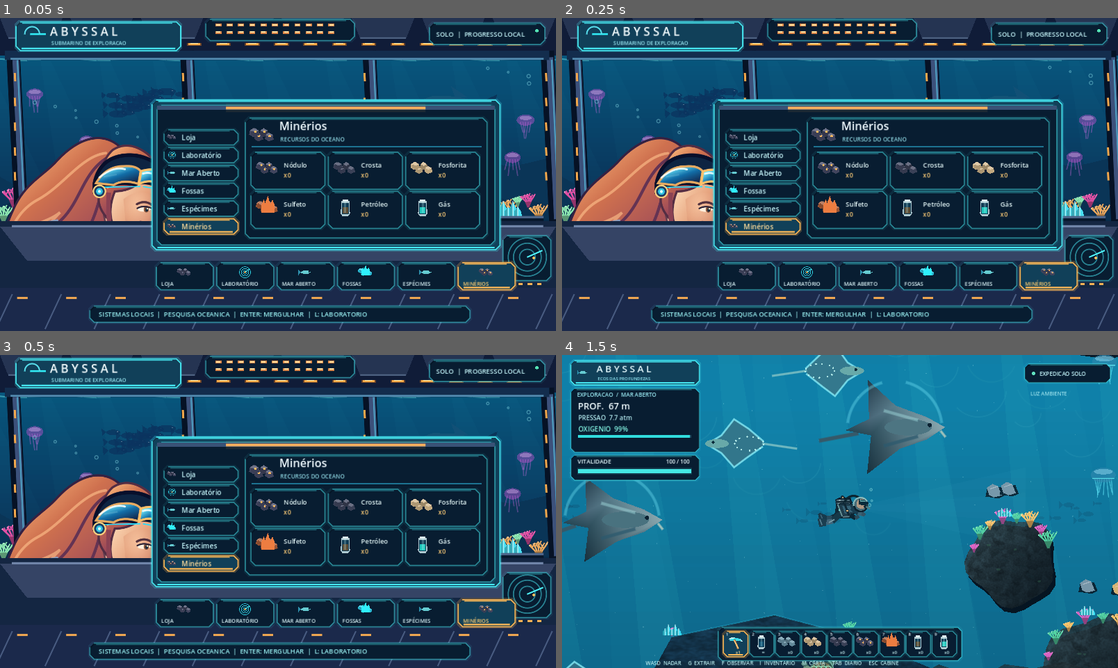
Above: before the commit, frames 1-4 (two rows, left to right).
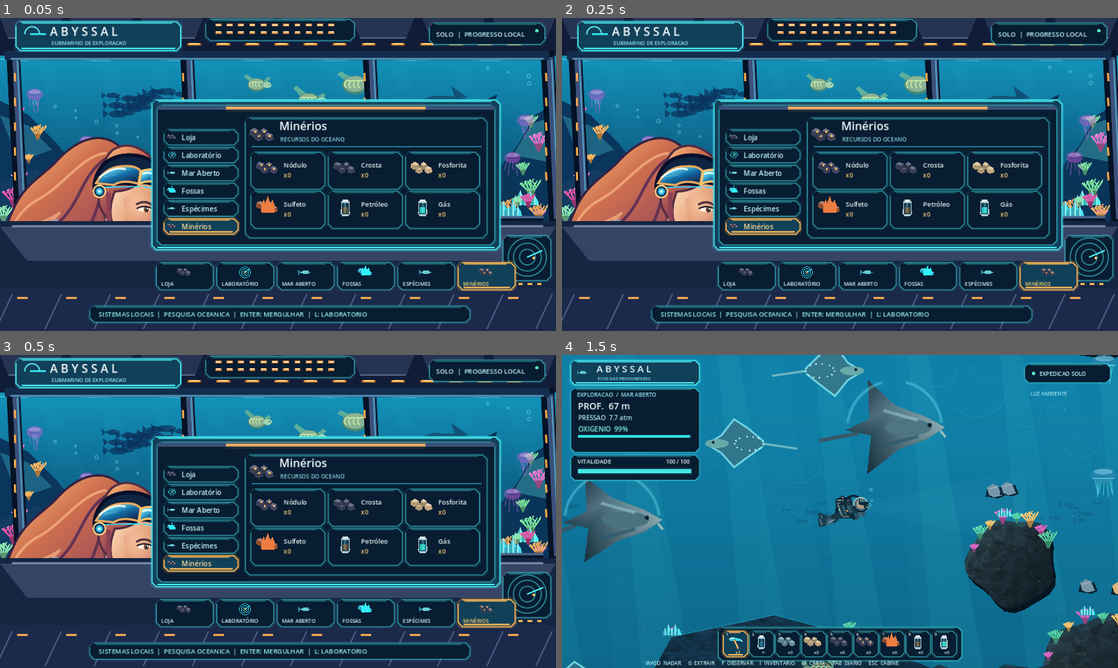
Above: after the commit, the same moments.

Repository: Esaneto/Abyssal
Game: Godot game, scene res://scenes/main.tscn
Two runs of this game, one before a commit and one after it. Both use one fixed random seed, a clock stepped at 60 frames per second and the inputs below.
Inputs (mouse positions are in pixels of both pictures, inside the frame that each line leads up to):
- Up to frame 1 (0.05 s): no input
- Up to frame 2 (0.25 s): no input
- Up to frame 3 (0.5 s): no input
- Up to frame 4 (1.5 s): tap Enter at 0.5 s; move the mouse to (962, 495) at 0.52 s; hold D (move_right) 0.53-1.25 s; hold G (extract) 0.53-1.25 s; click (962, 495) at 0.67 s; tap Space at 0.77, 1.07 s; drag from (728, 527) to (812, 574) at 1.27 s

The runs differ from the first frame. In frame 1, 16% of the frame differs, in the area x 0-100%, y 12-64%; in frame 2, 16%; in frame 3, 16%; in frame 4, nothing differs.

Commit message:
art(godot): brighten submarine panorama, add coral cliff windows and roaming turtles

Diff:
--- a/godot-client/scripts/native_cabin_art.gd
+++ b/godot-client/scripts/native_cabin_art.gd
@@ -34,7 +34,7 @@
 	var solar := 0.55 + 0.45 * cos(t * TAU / 420.0)
 	for i in range(54):
 		var ratio := float(i)/53.0
-		var col := Color("#0b274f").lerp(Color("#075f86"), (1.0-ratio)*solar)
+		var col := Color("#073b61").lerp(Color("#16add5"), (1.0-ratio)*solar*0.92)
 		col = col.lerp(Color("#082747"), pow(ratio,1.8)*0.55)
 		c.draw_rect(Rect2(0,float(i)*11.0,1280,12),col)
 	# Ocean surface and slowly swinging rays.
@@ -56,6 +56,32 @@
 		rock.append(Vector2(1330,590))
 		rock.append(Vector2(0,590))
 		c.draw_colored_polygon(rock,Color("#0a3557").lerp(Color("#06203c"),float(layer)*0.24))
+	# Convex geological window walls add believable foreground layers.
+	# They are window scenery, entirely separate from explorable terrain.
+	UI.poly(c,[Vector2(0,190),Vector2(64,222),Vector2(126,283),
+		Vector2(175,343),Vector2(142,405),Vector2(226,487),Vector2(0,520)],Color("#0a365e"))
+	UI.poly(c,[Vector2(0,224),Vector2(66,248),Vector2(120,303),Vector2(44,330)],
+		Color("#1d6484"))
+	UI.poly(c,[Vector2(0,380),Vector2(84,346),Vector2(153,405),Vector2(225,487),Vector2(0,487)],
+		Color("#123c62"))
+	UI.poly(c,[Vector2(1280,196),Vector2(1230,224),Vector2(1193,291),
+		Vector2(1153,341),Vector2(1201,410),Vector2(1112,491),Vector2(1280,520)],Color("#0a355b"))
+	UI.poly(c,[Vector2(1280,223),Vector2(1224,244),Vector2(1181,315),Vector2(1260,331)],
+		Color("#236e86"))
+	for i in range(10):
+		var yy := 225.0+float(i)*27.0
+		if i%2==0:
+			UI.coral(c,Vector2(45.0+float(i%3)*21.0,yy),23.0+float(i%4)*8.0,
+				Color("#ec69b3") if i%3==0 else Color("#ffb45e"),t,float(i))
+		else:
+			UI.coral(c,Vector2(1240.0-float(i%3)*18.0,yy),24.0+float(i%4)*9.0,
+				Color("#e174c8") if i%3==0 else Color("#77df9a"),t,float(i)*0.8)
+	UI.crystal(c,Vector2(75,429),0.95,Color("#54edff"))
+	UI.crystal(c,Vector2(1209,431),1.1,Color("#4ff3ef"))
+	# Shimmering sea turtles pass outside the central panoramic glass.
+	for i in range(3):
+		_turtle(c,Vector2(592.0+float(i)*106.0+sin(t*0.11+i)*17.0,
+			154.0+float(i%2)*37.0),0.8+float(i%3)*0.17,t+float(i))
 	# Brilliant decorative reef at both window edges.
 	for side in [0,1]:
 		var origin := 80.0 if side==0 else 1120.0
@@ -96,6 +122,20 @@
 	c.draw_line(Vector2(-67,4),Vector2(31,19),Color(0.40,0.76,0.85,0.34),1.5,true)
 	c.draw_circle(Vector2(-65,-3),2.0,Color("#86cdd6"))
 	c.draw_set_transform(Vector2.ZERO,0,Vector2.ONE)
+
+static func _turtle(c: CanvasItem, p: Vector2, scale: float, t: float) -> void:
+	c.draw_set_transform(p,0.0,Vector2(scale,scale))
+	var flap := sin(t*1.7)*7.0
+	UI.poly(c,[Vector2(-16,-5),Vector2(-38,-23-flap),Vector2(-31,-30-flap),
+		Vector2(3,-9),Vector2(16,-10),Vector2(33,-26+flap),Vector2(39,-19+flap),
+		Vector2(15,5),Vector2(-14,16)],Color("#5dae9c"))
+	UI.oval(c,Vector2(-1,0),Vector2(27,19),Color("#4a8a78"))
+	UI.oval(c,Vector2(-2,-2),Vector2(23,16),Color("#8ab394"))
+	for j in range(4):
+		c.draw_arc(Vector2(-15+float(j)*9,-1),8,PI*0.7,PI*1.61,13,Color("#c8e8a4"),1.2,true)
+	UI.oval(c,Vector2(29,0),Vector2(12,9),Color("#9ed3ae"))
+	c.draw_circle(Vector2(35,-2),1.5,Color("#183b47"))
+	c.draw_set_transform(Vector2.ZERO,0.0,Vector2.ONE)
 
 static func _jelly(c: CanvasItem, p: Vector2, t: float) -> void:
 	for i in range(5):
